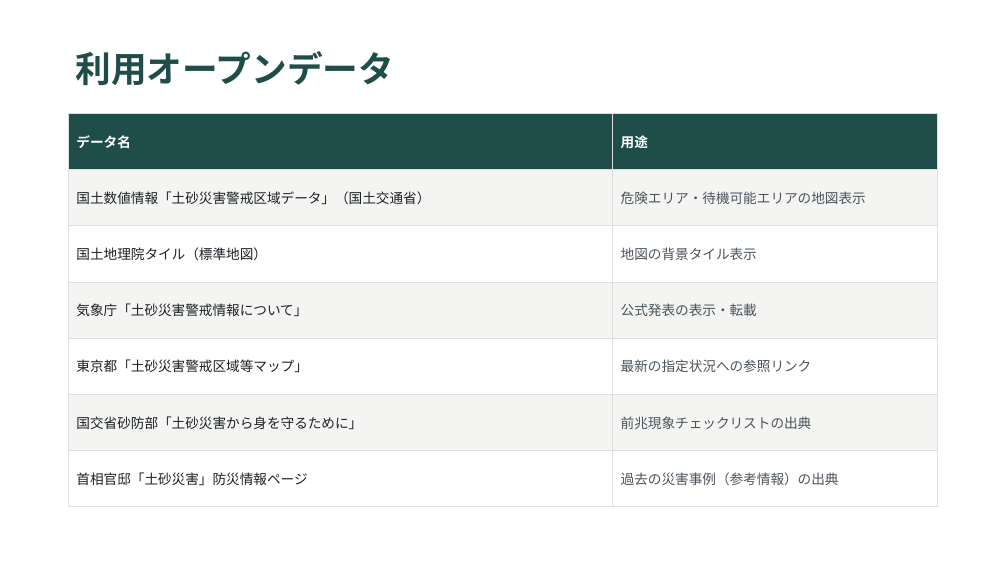
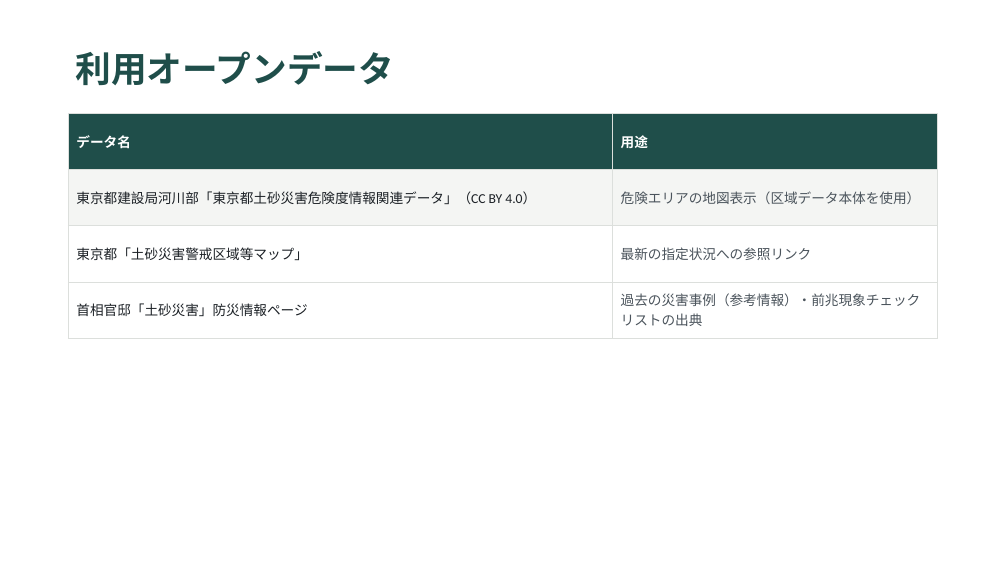
Before and after one commit to gurii-gabreh/Kizashi, a slide deck: slide 7 of kizashi-app/submission/presentation.pptx. Drawn at 1008x567 pixels with LibreOffice and Linux fonts; fonts in the diff are those of the drawing. Boxes give left, top, right and bottom in pixels: in the first picture for what was removed or moved away, otherwise in the second. Text is boxed around its words. In the diff, an @@ line names an element or a change of style, - is before the commit and + after.

```diff
--- a/kizashi-app/submission/presentation.pptx
+++ b/kizashi-app/submission/presentation.pptx
@@ table at [68,113,938,507] @@
-row 2: 国土数値情報「土砂災害警戒区域データ」（国土交通省） | 危険エリア・待機可能エリアの地図表示
-row 3: 国土地理院タイル（標準地図） | 地図の背景タイル表示
-row 4: 気象庁「土砂災害警戒情報について」 | 公式発表の表示・転載
+row 2: 東京都建設局河川部「東京都土砂災害危険度情報関連データ」（CC BY 4.0） | 危険エリアの地図表示（区域データ本体を使用）
-row 6: 国交省砂防部「土砂災害から身を守るために」 | 前兆現象チェックリストの出典
-row 7: 首相官邸「土砂災害」防災情報ページ | 過去の災害事例（参考情報）の出典
+row 4: 首相官邸「土砂災害」防災情報ページ | 過去の災害事例（参考情報）・前兆現象チェックリストの出典
```
Also in this commit, not shown: 3 other slides changed.
